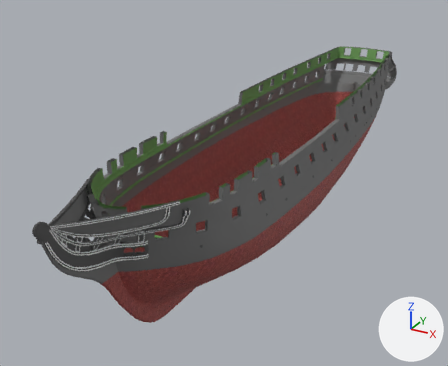
The FBX model Constitution/Content/ship/main/hull.fbx, before and after one commit.
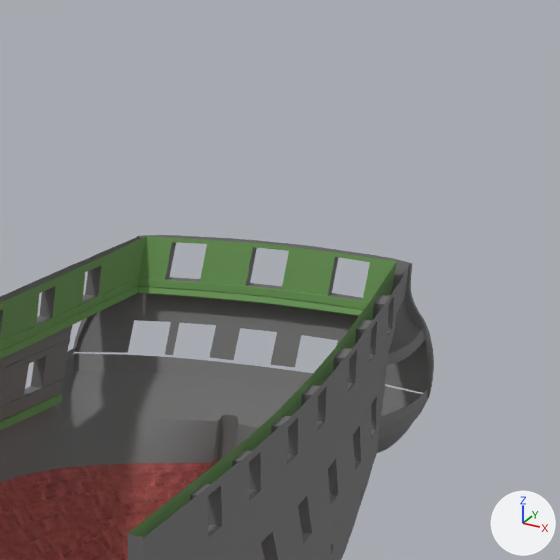
Each version appears first whole from a camera (50 mm lens) standing at (162.0, -345.0, 154.0) and looking at (-22.0, -10.0, -14.0), and next in a close-up on the part from 69% to 94% of the width and 0% to 30% of the height. The axes (+X, +Y, +Z) are drawn at lower right. The lights are the same throughout. Where no turn or scale is listed for an object, it has been applied to the vertices. Vertices at the same position are counted once.

In view in the first close-up: 'Hull'.
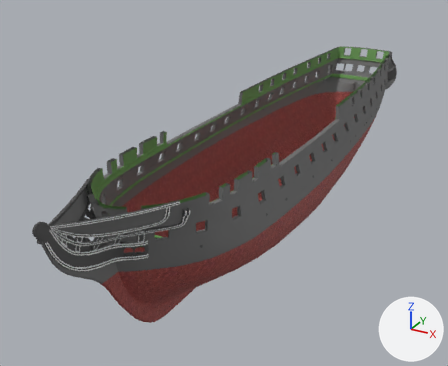
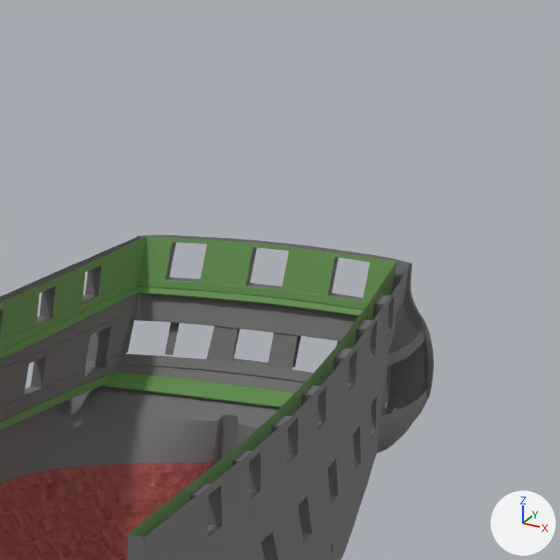
Pixel boxes [x1, y1, x2, y2] of what changed, in the close-ups (560 x 560 px):
part 1 of me_mesh_004, built on
    before: [42, 346, 410, 447]
    after: [42, 293, 424, 447]

The change, as a diff of the scene's bpy script:
```diff
--- a/Constitution/Content/ship/main/hull.fbx.py
+++ b/Constitution/Content/ship/main/hull.fbx.py
@@ me_mesh_004 @@
 # used by ob_hull; location = (0.0, 0.0, 0.0)
-me_mesh_004.from_pydata(...)  # 9648 vertices, 9901 faces; spans x -46.0..46.0, y -199.0..218.0, z -46.0..46.0
+me_mesh_004.from_pydata(...)  # 9839 vertices, 10095 faces; spans x -46.0..46.0, y -199.0..218.0, z -46.0..46.0
+# me_mesh_004 part 1
+# 4 vertices are removed from x -28.0..28.0, y 187.0, z 17.0
+# 12 faces are deleted
+# 4 vertices move from x -32.0..32.0, y 195.0..196.0, z 11.0..12.0 to x -32.0..32.0, y 196.0..197.0, z 11.0..12.0
+# 159 vertices are added at x -33.0..32.0, y 187.0..213.0, z 12.0..29.0
+# 23 new vertices lie (8.0, 0.0, 0.0) away from vertices in x -25.0..17.0, y 201.0..211.0, z 13.0..25.0
+# 8 new vertices lie (8.0, 0.0, 0.0) away from vertices in x -8.0..0.0, y 201.0..211.0, z 13.0..25.0
+# 5 new vertices lie (7.0, 0.0, 0.0) away from vertices in x -33.0..26.0, y 206.0..212.0, z 16.0..29.0
+# 176 new faces join them, mat_hullwood_mat (dark grey #6d6d6d)
+# 30 new faces join them, mat_bulwark_mat (green #5f8f49)
 me_mesh_004.materials.append(mat_hullwood_mat)
```
